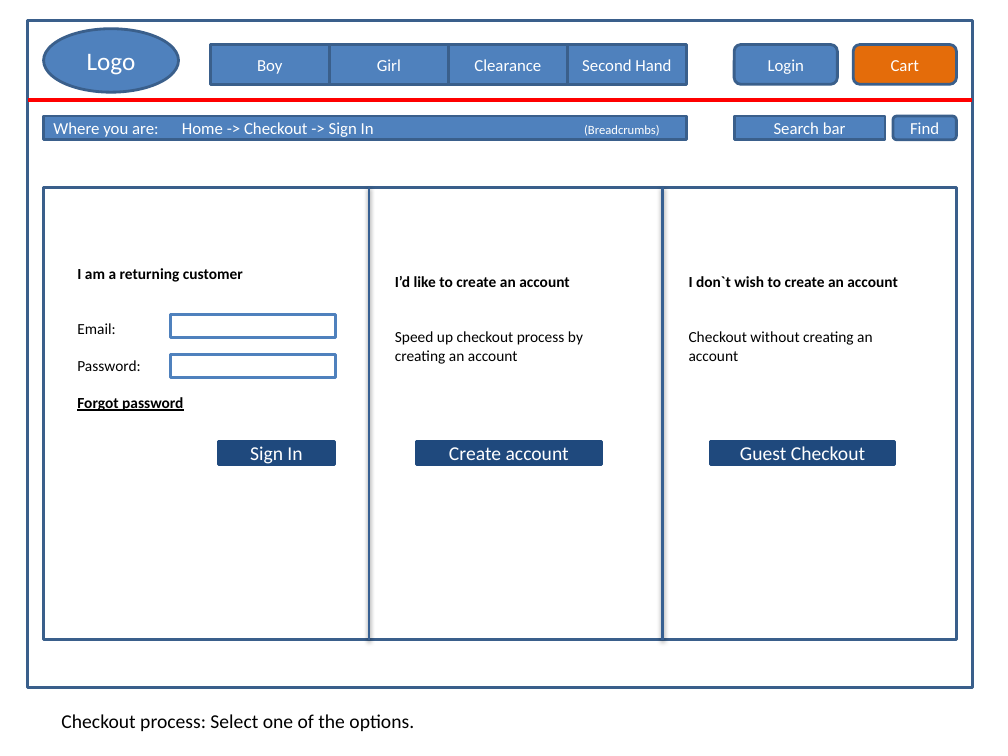
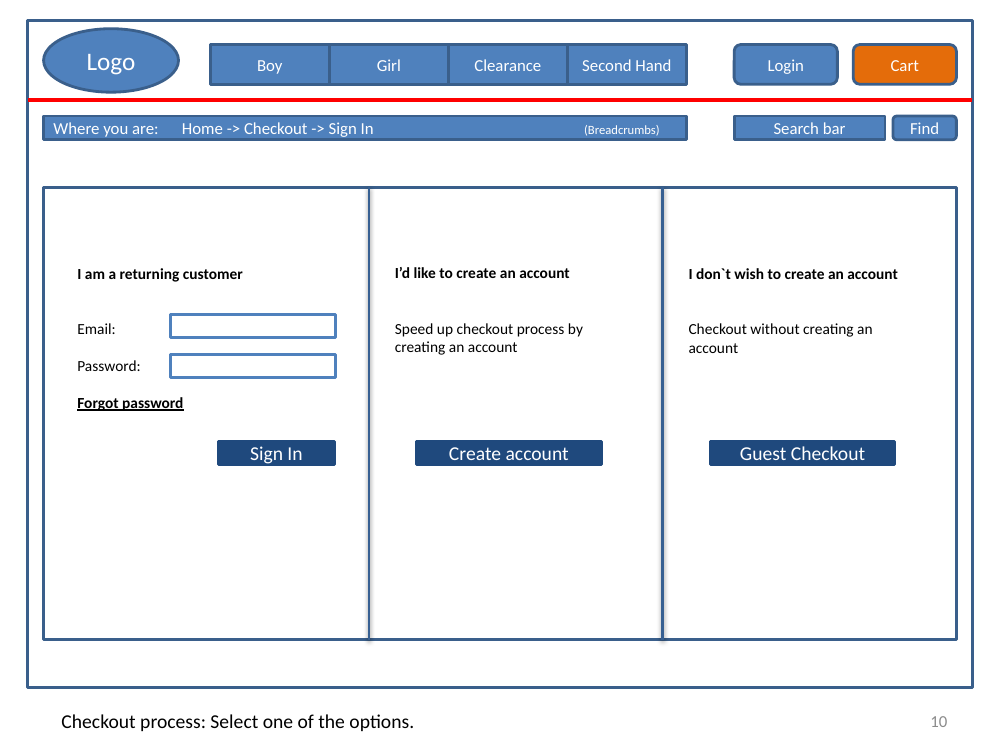
Before and after one commit to joanawelti/Human-Computer-Interaction-Project-AGIJ, a slide deck: slide 10 of Prototype/HCI_Prototype_2.pptx (slide 8 before the commit). Drawn at 1008x756 pixels with LibreOffice and Linux fonts; fonts in the diff are those of the drawing. Boxes give left, top, right and bottom in pixels: in the first picture for what was removed or moved away, otherwise in the second. Text is boxed around its words. In the diff, an @@ line names an element or a change of style, - is before the commit and + after.

```diff
--- a/Prototype/HCI_Prototype_2.pptx
+++ b/Prototype/HCI_Prototype_2.pptx
@@ text "I’d like to create an ...": place and size @@
-text "I’d like to create an ..." at box(395, 276, 583, 364)
+text "I’d like to create an ..." at box(395, 267, 583, 355)
@@ text "I don`t wish to create ...": place and size @@
-text "I don`t wish to create ..." at box(689, 276, 898, 361)
+text "I don`t wish to create ..." at box(689, 268, 898, 353)
@@ page number added at box(930, 716, 947, 727), 12 pt, text #8C8C8C @@
+10
```
Also in this commit, not shown: 12 other slides changed, 2 slides added, 1 slide removed, 2 other files.
